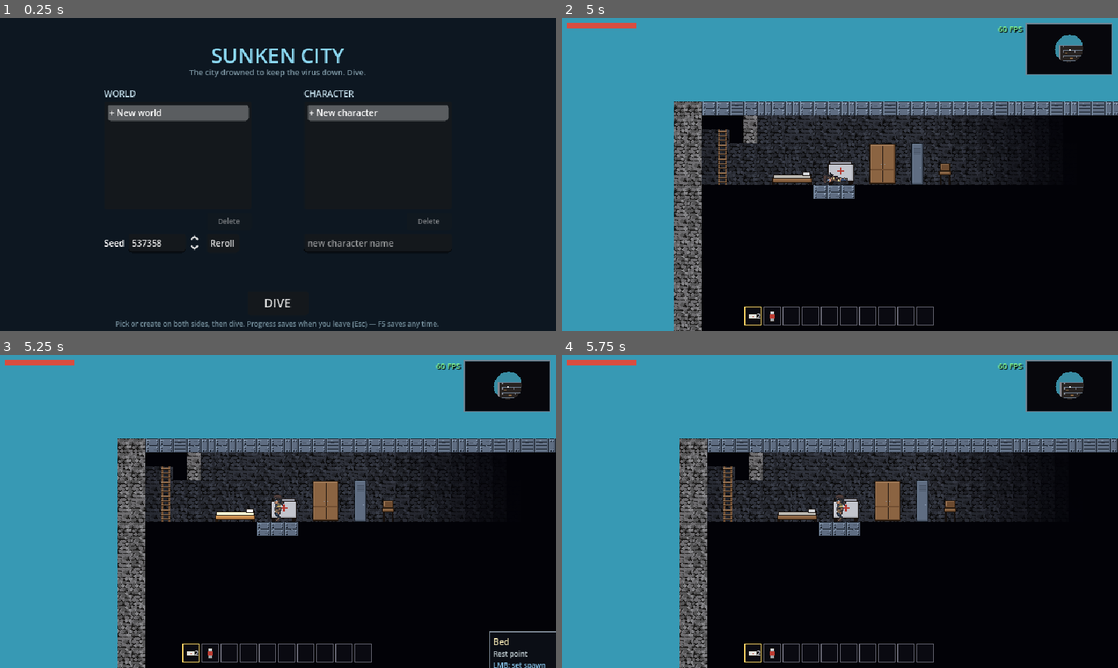
Above: before the commit, frames 1-4 (two rows, left to right).
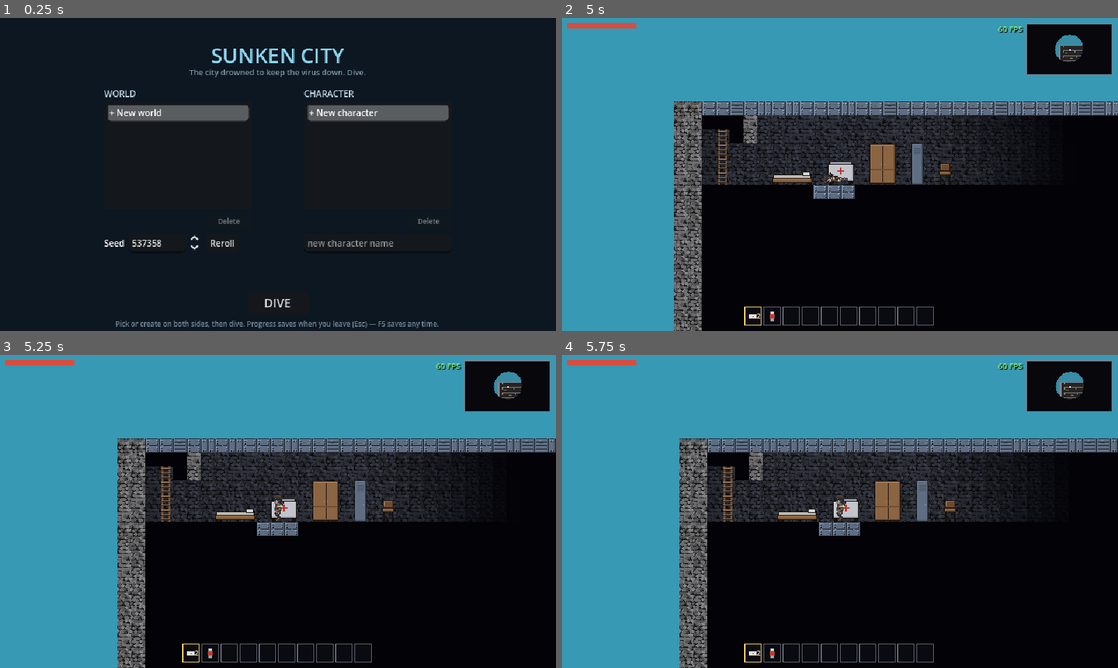
Above: after the commit, the same moments.

Repository: wilbur6689/SunkenCity
Game: Godot game, scene res://scenes/ui/title.tscn
The game is run twice, just before and just after one commit, with the same random seed, the same clock (stepped at 60 frames per second) and the same inputs. Sound files missing from this copy of the repository are replaced by a short silence.
Inputs (mouse positions are in pixels of both pictures, inside the frame that each line leads up to):
- Up to frame 1 (0.25 s): no input
- Up to frame 2 (5 s): click (940, 243) at 0.52 s; type "Alex" at 0.6 s; click "Reroll" at 1.25 s; click "DIVE" at 2 s; tap Enter at 2.75 s; move the mouse to (812, 237) at 2.77 s; press the mouse at (812, 237) at 2.78 s; hold D (move_right) 2.78-3.5 s; tap Space (jump) at 3.02 s; right-click (812, 237) at 3.05 s; release the mouse at (812, 237) at 3.5 s; drag from (1006, 221) to (812, 237) at 3.52 s; move the mouse to (673, 127) at 4.27 s; hold A (move_left) from 4.28 s (still down); hold C (crouch) from 4.28 s (still down); click (673, 127) at 4.42 s; right-click (673, 127) at 4.55 s
- Up to frame 3 (5.25 s): release A (move_left) at 5 s; release C (crouch) at 5 s; drag from (305, 511) to (111, 464) at 5.02 s
- Up to frame 4 (5.75 s): no input

Frames 1-2 are identical in both runs. In frame 3, 0.4% of the frame differs, in the area x 38-100%, y 49-100%; in frame 4, nothing differs.

Commit message:
Hotbar click + wheel cycling, scrap/footstep/splash SFX, overweight icon, much longer audio gaps
- LMB on a hotbar slot selects it (clicks over GUI controls no longer
  reach the world — ui_blocking checks the hovered control; vitals bars
  set to ignore the mouse).
- Bare mouse wheel cycles the hotbar while no menu is open; Ctrl+wheel
  stays zoom; menus keep their own scrolling.
- Scrapping crackles while in progress (world and bag scrap alike) and
  rattles on completion; footsteps pace by ground distance (soft set
  while crawling); hitting water splashes, volume scaled by entry speed.
- Overweight marker: a weight icon right of the hotbar appears once
  carried weight slows swimming, shading amber to red toward the floor
  (player.weight_swim_factor split out for it).
- Music silence gaps grow to 90-240s, and the ambient beds now breathe:
  60-150s on, 45-120s quiet (user request: much longer periods).
All 11 suites / 331 checks pass.

Co-Authored-By: Claude Fable 5 <noreply@anthropic.com>
Claude-Session: https://claude.ai/code/session_01GxDZSizaHKPW71DMqToXjC

Diff:
--- a/scripts/audio/audio_manager.gd
+++ b/scripts/audio/audio_manager.gd
@@ -32,6 +32,8 @@
 ## objects otherwise show up as leaked instances at exit.
 var _headless := DisplayServer.get_name() == "headless"
 var _silence_left := 0.0     # countdown between tracks
+var _amb_active := true      # ambient duty cycle (user request: long quiet spells)
+var _amb_cycle := 0.0
 var _current_pool := ""
 var _last_track := ""
 var _fading_out := false
@@ -46,6 +48,7 @@
 	amb_inside = _player("Ambient", AMB_INSIDE)
 	amb_outside = _player("Ambient", AMB_OUTSIDE)
 	_silence_left = randf_range(2.0, 6.0) # short lead-in on boot
+	_amb_cycle = randf_range(Constants.AMBIENT_ON_MIN, Constants.AMBIENT_ON_MAX)
 
 func _exit_tree() -> void:
 	# Release the streams before engine teardown (quiets the
@@ -112,14 +115,23 @@
 	_update_music(delta)
 
 func _update_ambient(delta: float) -> void:
+	# The beds are not wall-to-wall: they play for a stretch, then rest for
+	# a long quiet spell (user request), on top of the submerged/inside gating.
+	_amb_cycle -= delta
+	if _amb_cycle <= 0.0:
+		_amb_active = not _amb_active
+		if _amb_active:
+			_amb_cycle = randf_range(Constants.AMBIENT_ON_MIN, Constants.AMBIENT_ON_MAX)
+		else:
+			_amb_cycle = randf_range(Constants.AMBIENT_OFF_MIN, Constants.AMBIENT_OFF_MAX)
 	var submerged := false
 	var inside := false
 	var p := get_tree().get_first_node_in_group("player")
 	if p != null and World.is_ready():
 		submerged = p.get("submerged") == true
 		inside = World.has_back_wall_cell(World.cell_at(p.global_position))
-	_fade(amb_inside, 0.0 if (submerged and inside) else SILENT_DB, delta)
-	_fade(amb_outside, 0.0 if (submerged and not inside) else SILENT_DB, delta)
+	_fade(amb_inside, 0.0 if (_amb_active and submerged and inside) else SILENT_DB, delta)
+	_fade(amb_outside, 0.0 if (_amb_active and submerged and not inside) else SILENT_DB, delta)
 
 func _fade(p: AudioStreamPlayer, target_db: float, delta: float, rate: float = 40.0) -> void:
 	p.volume_db = move_toward(p.volume_db, target_db, rate * delta)
--- a/scripts/constants.gd
+++ b/scripts/constants.gd
@@ -104,12 +104,18 @@
 const OBJECT_WINDOW: Vector2i = Vector2i(200, 160)
 
 const TOOL_SWING_TIME: float = 0.18 # seconds per hammer swing arc
+const FOOTSTEP_STRIDE_BLOCKS: float = 1.6 # ground distance between step sounds
+const SCRAP_SFX_INTERVAL: float = 0.4     # seconds between scrapping creaks
 
 # Audio
 const MUSIC_VOLUME_DB: float = -8.0
 const AMBIENT_VOLUME_DB: float = -6.0
-const MUSIC_SILENCE_MIN: float = 25.0   # quiet stretch between tracks (s)
-const MUSIC_SILENCE_MAX: float = 70.0
+const MUSIC_SILENCE_MIN: float = 90.0   # quiet stretch between tracks (s)
+const MUSIC_SILENCE_MAX: float = 240.0
+const AMBIENT_ON_MIN: float = 60.0      # ambient beds breathe: on a while,
+const AMBIENT_ON_MAX: float = 150.0     # then a long quiet stretch
+const AMBIENT_OFF_MIN: float = 45.0
+const AMBIENT_OFF_MAX: float = 120.0
 
 # Map + minimap (CC-25)
 const MAP_REVEAL_RADIUS: int = 14        # blocks revealed around the player
--- a/scripts/player/interaction.gd
+++ b/scripts/player/interaction.gd
@@ -25,6 +25,7 @@
 var press_consumed: bool = false
 var press_lock: bool = false # a press that began on an object suppresses held-item actions
 var hit_cooldown: float = 0.0
+var _scrap_sfx_timer: float = 0.0
 var message: String = ""
 var message_timer: float = 0.0
 var rng := RandomNumberGenerator.new()
@@ -253,6 +254,10 @@
 		_stop_scrapping()
 		scrapping = obj
 		scrap_progress = 0.0
+	_scrap_sfx_timer -= delta
+	if _scrap_sfx_timer <= 0.0:
+		_scrap_sfx_timer = Constants.SCRAP_SFX_INTERVAL
+		Audio.play_sfx("creak_plastic", obj.center(), 3, -6.0)
 	var speed: float = float(tool.get("speed", Constants.HAND_SCRAP_SPEED)) * player.scrap_speed_mult()
 	scrap_progress += delta * speed / float(obj.def.get("scrap_time", 2.0))
 	obj.scrap_progress = scrap_progress
@@ -266,6 +271,7 @@
 				World.spawn_item(y.item, leftover, pos)
 		player.skills.add_xp("scrapping", float(obj.def.get("xp", 3)))
 		say("Scrapped " + obj.def.name)
+		Audio.play_sfx("dismantle_rattle", pos)
 		scrapping = null
 		scrap_progress = 0.0
 
--- a/scripts/player/player.gd
+++ b/scripts/player/player.gd
@@ -103,6 +103,7 @@
 	_clamp_to_world_bounds()
 	_update_sprite(delta)
 	_update_swing(delta)
+	_update_move_sfx(delta)
 	_update_oxygen(delta)
 	_update_environment(delta)
 	_update_camera(delta)
@@ -141,10 +142,24 @@
 	if Input.is_action_just_pressed("zoom_out"):
 		zoom_step(-1)
 
-## True while a UI panel wants the mouse (set by the inventory UI).
+## True while a UI panel wants the mouse (set by the inventory UI); clicks
+## on GUI controls (the hotbar) also stay out of the world.
 var ui_blocks_mouse: bool = false
 func ui_blocking() -> bool:
-	return ui_blocks_mouse
+	return ui_blocks_mouse or get_viewport().gui_get_hovered_control() != null
+
+## Bare mouse wheel cycles the hotbar while no menu is open (user request);
+## Ctrl+wheel stays zoom, and menus consume their own wheel events.
+func _unhandled_input(event: InputEvent) -> void:
+	if not is_multiplayer_authority() or ui_blocks_mouse:
+		return
+	if event is InputEventMouseButton and event.pressed and not event.ctrl_pressed:
+		if event.button_index == MOUSE_BUTTON_WHEEL_DOWN:
+			selected_slot = (selected_slot + 1) % Constants.HOTBAR_SLOTS
+			bare_hands = false
+		elif event.button_index == MOUSE_BUTTON_WHEEL_UP:
+			selected_slot = (selected_slot - 1 + Constants.HOTBAR_SLOTS) % Constants.HOTBAR_SLOTS
+			bare_hands = false
 
 func _tick_timers(delta: float) -> void:
 	if wants_jump:
@@ -198,10 +213,14 @@
 func scrap_speed_mult() -> float:
 	return Constants.SCRAP_SPEED_MULT * (1.0 + equip_stat("scrap_speed"))
 
+## The weight-only part of the swim slowdown (the HUD's overweight icon
+## watches this; the weight belt raises the reference).
+func weight_swim_factor() -> float:
+	var ref := Constants.WEIGHT_SWIM_REFERENCE + equip_stat("carry")
+	return maxf(Constants.WEIGHT_SWIM_MIN_FACTOR, 1.0 - 0.5 * inventory.total_weight() / ref)
+
 func swim_factor() -> float:
-	var w := inventory.total_weight()
-	var ref := Constants.WEIGHT_SWIM_REFERENCE + equip_stat("carry")
-	var f := maxf(Constants.WEIGHT_SWIM_MIN_FACTOR, 1.0 - 0.5 * w / ref)
+	var f := weight_swim_factor()
 	var suit: Dictionary = Data.item(equipped("suit")).get("stats", {})
 	f *= 1.0 - float(suit.get("swim_penalty", 0.0)) + equip_stat("swim")
 	return f * env_slow
@@ -632,6 +651,35 @@
 var facing: int = 1 # +1 east, -1 west
 var _anim_time: float = 0.0
 
+# Movement sounds: footsteps paced by ground distance, a splash on hitting
+# water (volume scales with entry speed).
+var _step_dist: float = 0.0
+var _was_in_water: bool = false
+var _splash_cooldown: float = 0.0
+
+func _update_move_sfx(delta: float) -> void:
+	_splash_cooldown = maxf(_splash_cooldown - delta, 0.0)
+	var stride := Constants.FOOTSTEP_STRIDE_BLOCKS * Constants.BLOCK_SIZE
+	if state == State.GROUNDED and absf(velocity.x) > 0.5 * Constants.BLOCK_SIZE:
+		_step_dist += absf(velocity.x) * delta
+		if _step_dist >= stride:
+			_step_dist = 0.0
+			Audio.play_sfx("footstep_wood", _feet_point(), 12, -8.0)
+	elif state == State.CRAWLING and velocity.length() > 0.4 * Constants.BLOCK_SIZE:
+		_step_dist += velocity.length() * delta
+		if _step_dist >= stride:
+			_step_dist = 0.0
+			Audio.play_sfx("footstep_soft", _feet_point(), 8, -2.0)
+	else:
+		_step_dist = stride * 0.6 # first step lands quickly when moving resumes
+	if in_water and not _was_in_water and _splash_cooldown <= 0.0:
+		var speed := velocity.length()
+		if speed > 1.5 * Constants.BLOCK_SIZE:
+			_splash_cooldown = 0.4
+			var vol := clampf(-18.0 + speed / (6.0 * Constants.BLOCK_SIZE) * 18.0, -18.0, 0.0)
+			Audio.play_sfx("splash", _feet_point(), 5, vol)
+	_was_in_water = in_water
+
 # Tool swing (user request): the held tool arcs in front of the player on
 # each hammer hit so breaking your own blocks reads as an action.
 var _swing_time: float = 0.0
--- a/scripts/ui/hud.gd
+++ b/scripts/ui/hud.gd
@@ -28,6 +28,7 @@
 var _hover_action: Label
 var _hover_shown: float = 0.0 # 0 = fully hidden, 1 = fully up
 var _hover_obj: WorldObject = null
+var _weight_icon: TextureRect
 
 func _ready() -> void:
 	for i in Constants.HOTBAR_SLOTS:
@@ -49,11 +50,34 @@
 		count.add_theme_font_size_override("font_size", 8)
 		count.set_anchors_preset(Control.PRESET_FULL_RECT)
 		panel.add_child(count)
+		panel.gui_input.connect(_on_hotbar_click.bind(i))
 		hotbar.add_child(panel)
 		_slots.append({"panel": panel, "style": style, "icon": icon, "count": count})
+	# The vitals bars must not swallow world clicks (ui_blocking checks the
+	# hovered control now that the hotbar is clickable).
+	for bar: Control in [health_bar, oxygen_bar, scrap_bar]:
+		bar.mouse_filter = Control.MOUSE_FILTER_IGNORE
+	# Overweight marker (user request): shows right of the hotbar once the
+	# load is heavy enough to slow swimming, reddening as it worsens.
+	_weight_icon = TextureRect.new()
+	var wat := AtlasTexture.new()
+	wat.atlas = load("res://assets/sprites/items.png")
+	wat.region = Rect2(4 * 16, 5 * 16, 16, 16)
+	_weight_icon.texture = wat
+	_weight_icon.set_anchors_preset(Control.PRESET_CENTER_BOTTOM)
+	_weight_icon.position = Vector2(116, -26)
+	_weight_icon.tooltip_text = "Carrying too much — swimming is slowed"
+	_weight_icon.mouse_filter = Control.MOUSE_FILTER_IGNORE
+	_weight_icon.visible = false
+	get_node("Root").add_child(_weight_icon)
 	_build_minimap()
 	_build_debug()
 	_build_hover_panel()
+
+func _on_hotbar_click(ev: InputEvent, i: int) -> void:
+	if ev is InputEventMouseButton and ev.pressed and ev.button_index == MOUSE_BUTTON_LEFT and player != null:
+		player.selected_slot = i
+		player.bare_hands = false
 
 ## Bottom-right info card: slides up while an interactable glows under the
 ## mouse — name, what it is, and how to use it (interact / container).
@@ -308,6 +332,12 @@
 		ui.count.text = str(s.count) if (s != null and s.count > 1) else ""
 		ui.style.border_color = Color(1.0, 0.85, 0.4) if i == player.selected_slot else Color(0.5, 0.5, 0.55, 0.8)
 
+	var wf: float = player.weight_swim_factor()
+	_weight_icon.visible = wf <= 0.8
+	if _weight_icon.visible: # amber -> red as the load approaches the floor
+		var t := clampf(inverse_lerp(0.8, Constants.WEIGHT_SWIM_MIN_FACTOR, wf), 0.0, 1.0)
+		_weight_icon.modulate = Color(1.0, lerpf(0.85, 0.35, t), 0.3)
+
 	_minimap_timer -= delta
 	if _minimap_timer <= 0.0:
 		_minimap_timer = Constants.MINIMAP_REFRESH_SECONDS
--- a/scripts/ui/inventory_ui.gd
+++ b/scripts/ui/inventory_ui.gd
@@ -735,9 +735,14 @@
 		_clear_slot_scrap()
 		return
 	scrap_hold.time += delta
+	scrap_hold.sfx = scrap_hold.get("sfx", 0.0) - delta
+	if scrap_hold.sfx <= 0.0:
+		scrap_hold.sfx = Constants.SCRAP_SFX_INTERVAL
+		Audio.play_sfx("creak_plastic", player.global_position, 3, -8.0)
 	scrap_hold_bar.value = scrap_hold.time / scrap_hold.duration * 100.0
 	if scrap_hold.time >= scrap_hold.duration:
 		if player.scrap_item(scrap_hold.id, 1, true):
+			Audio.play_sfx("dismantle_rattle", player.global_position, 1, -4.0)
 			_refresh_all()
 			scrap_hold.time = 0.0 # keep holding to keep scrapping the stack
 			scrap_hold_bar.value = 0.0
Binary file changed: assets/sprites/items.png
Not shown, changed: tools/gen_placeholder_art.py
